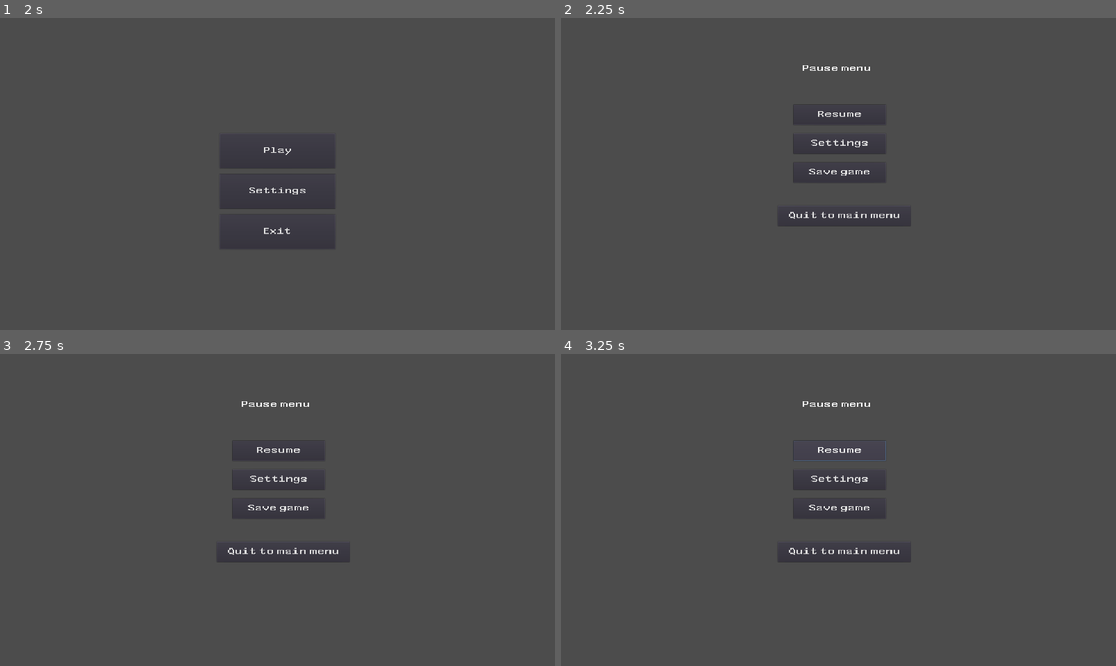
Above: before the commit, frames 1-4 (two rows, left to right).
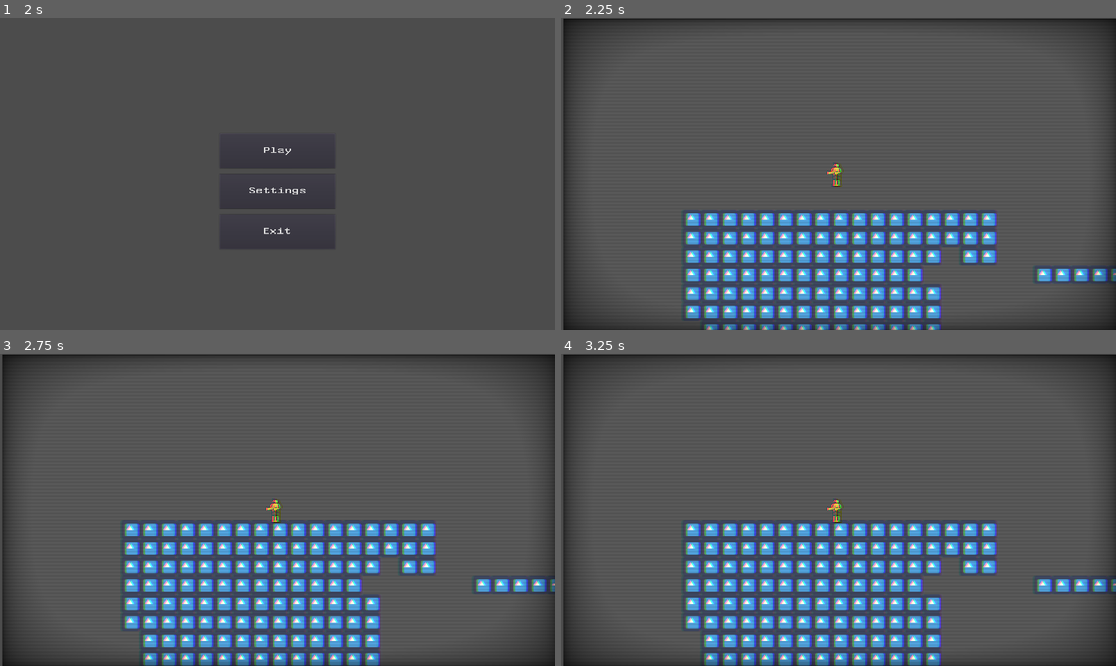
Above: after the commit, the same moments.

Repository: Shapkofil/prometheus
Game: Godot game, scene res://UI/MainMenu.tscn
The game is run twice, just before and just after one commit, with the same random seed, the same clock (stepped at 60 frames per second) and the same inputs. The engine's default icon, where the game draws it, is replaced by a stand-in: a white triangle on a blue panel in a dark square.
Inputs (mouse positions are in pixels of both pictures, inside the frame that each line leads up to):
- Up to frame 1 (2 s): click "Settings" at 0.5 s; click "Back" at 1.25 s
- Up to frame 2 (2.25 s): click "Play" at 2 s
- Up to frame 3 (2.75 s): no input
- Up to frame 4 (3.25 s): click (838, 450) at 2.75 s, where only the run before the commit has a clickable "Resume"

Frame 1 is identical in both runs. In frame 2, 18% of the frame differs, in the area x 0-100%, y 0-100%; in frame 3, 20%; in frame 4, 19%.

Commit message:
Conected menu

Diff:
--- /dev/null
+++ b/Prometheus/Node2D.gd
@@ -0,0 +1,9 @@
+extends Node2D
+
+
+
+func _ready():
+	position = Vector2(GlobalVars.playerX, GlobalVars.playerY)
+	print(GlobalVars.playerX)
+	print(" ")
+	print(GlobalVars.playerY)
--- a/Prometheus/UI/Node2D.tscn
+++ b/Prometheus/Node2D.tscn
@@ -1,7 +1,8 @@
-[gd_scene load_steps=8 format=2]
+[gd_scene load_steps=9 format=2]
 
 [ext_resource path="res://icon.png" type="Texture" id=1]
 [ext_resource path="res://Player/player.tscn" type="PackedScene" id=2]
+[ext_resource path="res://Node2D.gd" type="Script" id=3]
 
 [sub_resource type="Shader" id=1]
 code = "shader_type canvas_item;
@@ -94,9 +95,10 @@
 
 [node name="Node2D" type="Node2D"]
 material = SubResource( 2 )
+script = ExtResource( 3 )
 
 [node name="TileMap" type="TileMap" parent="."]
-tile_set = SubResource( 3 )
+tile_set = SubResource( 5 )
 cell_quadrant_size = 64
 format = 1
 tile_data = PoolIntArray( -196579, 0, 0, -196578, 0, 0, -196577, 0, 0, -196576, 0, 0, -196575, 0, 0, -196574, 0, 0, -19 …(2549 unchanged characters)…
--- a/Prometheus/Player/player.gd
+++ b/Prometheus/Player/player.gd
@@ -22,6 +22,8 @@
 var jumping = false
 
 var prev_jump_pressed = false
+
+var t = Timer.new()
 
 
 func _physics_process(delta):
@@ -75,3 +77,9 @@
 
 	on_air_time += delta
 	prev_jump_pressed = jump
+
+	if Input.is_key_pressed(KEY_ESCAPE):
+		get_tree().change_scene("res://UI/PauseMenu.tscn")
+
+	GlobalVars.playerX = get_viewport().size.x
+	GlobalVars.playerY = get_viewport().size.y
--- a/Prometheus/Player/player.tscn
+++ b/Prometheus/Player/player.tscn
@@ -1,7 +1,7 @@
 [gd_scene load_steps=7 format=2]
 
 [ext_resource path="res://Player/player.gd" type="Script" id=1]
-[ext_resource path="res://icon.png" type="Texture" id=2]
+[ext_resource path="res://Player/Cyclops/Cyclops standing and after attack.png" type="Texture" id=2]
 [ext_resource path="res://Shaders/tint_shader.shader" type="Shader" id=3]
 
 [sub_resource type="RectangleShape2D" id=1]
--- a/Prometheus/UI/Back.gd
+++ b/Prometheus/UI/Back.gd
@@ -7,5 +7,4 @@
 
 
 func _on_Back_pressed():
-	var sceneToGo = GlobalVars.lastScene
-	get_tree().change_scene("res://UI/MainMenu.tscn")
+	get_tree().change_scene(GlobalVars.lastScene)
--- a/Prometheus/UI/GlobalVars.gd
+++ b/Prometheus/UI/GlobalVars.gd
@@ -1,3 +1,5 @@
 extends Node
 
 var lastScene = null
+var playerX = 0
+var playerY = 0
--- a/Prometheus/UI/MainMenu.tscn
+++ b/Prometheus/UI/MainMenu.tscn
@@ -64,5 +64,6 @@
 "_edit_use_anchors_": false
 }
 [connection signal="pressed" from="Play" to="." method="_on_Play_pressed"]
+[connection signal="pressed" from="Play" to="Play" method="_on_Play_pressed"]
 [connection signal="pressed" from="Settings" to="Settings" method="_on_Settings_pressed"]
 [connection signal="pressed" from="Exit" to="Exit" method="_on_Exit_pressed"]
--- a/Prometheus/UI/PauseMenu.gd
+++ b/Prometheus/UI/PauseMenu.gd
@@ -1,11 +1,8 @@
 extends Control
 
 
-# Declare member variables here. Examples:
-# var a = 2
-# var b = "text"
-
-
-# Called when the node enters the scene tree for the first time.
 func _ready():
 	GlobalVars.lastScene = "res://UI/PauseMenu.tscn"
+
+func _on_Resume_pressed():
+	get_tree().change_scene("res://Node2D.tscn")
--- a/Prometheus/UI/PauseMenu.tscn
+++ b/Prometheus/UI/PauseMenu.tscn
@@ -90,5 +90,6 @@
 custom_fonts/font = SubResource( 5 )
 text = "Quit to main menu"
 script = ExtResource( 2 )
+[connection signal="pressed" from="Resume" to="." method="_on_Resume_pressed"]
 [connection signal="pressed" from="Settings" to="Settings" method="_on_Settings_pressed"]
 [connection signal="pressed" from="QuitToMain" to="QuitToMain" method="_on_QuitToMain_pressed"]
--- a/Prometheus/UI/Play.gd
+++ b/Prometheus/UI/Play.gd
@@ -4,3 +4,7 @@
 
 func _ready():
 	pass
+
+
+func _on_Play_pressed():
+	get_tree().change_scene("res://Node2D.tscn")
--- a/Prometheus/UI/SettingsMenu.gd
+++ b/Prometheus/UI/SettingsMenu.gd
@@ -8,7 +8,8 @@
 
 # Called when the node enters the scene tree for the first time.
 func _ready():
-	pass
+	print(GlobalVars.lastScene)
+
 
 
 func _on_Settings_pressed():
Not shown: 2 places in Prometheus/Node2D.tscn that only renumber resources
Binary file added: Prometheus/Player/Cyclops/Attack Cyclops.png
Not shown, added: Prometheus/Player/Cyclops/Attack Cyclops.png.import
Binary file added: Prometheus/Player/Cyclops/Cyclops attack phase 1.png
Not shown, added: Prometheus/Player/Cyclops/Cyclops attack phase 1.png.import
Binary file added: Prometheus/Player/Cyclops/Cyclops standing and after attack.png
Not shown, added: Prometheus/Player/Cyclops/Cyclops standing and after attack.png.import
Not shown, added: Prometheus/Player/Cyclops/Attack Cyclops.pdf
Not shown, added: Prometheus/Player/Cyclops/Cyclops attack phase 1.pdf
Not shown, added: Prometheus/Player/Cyclops/Cyclops standing and after attack.pdf
